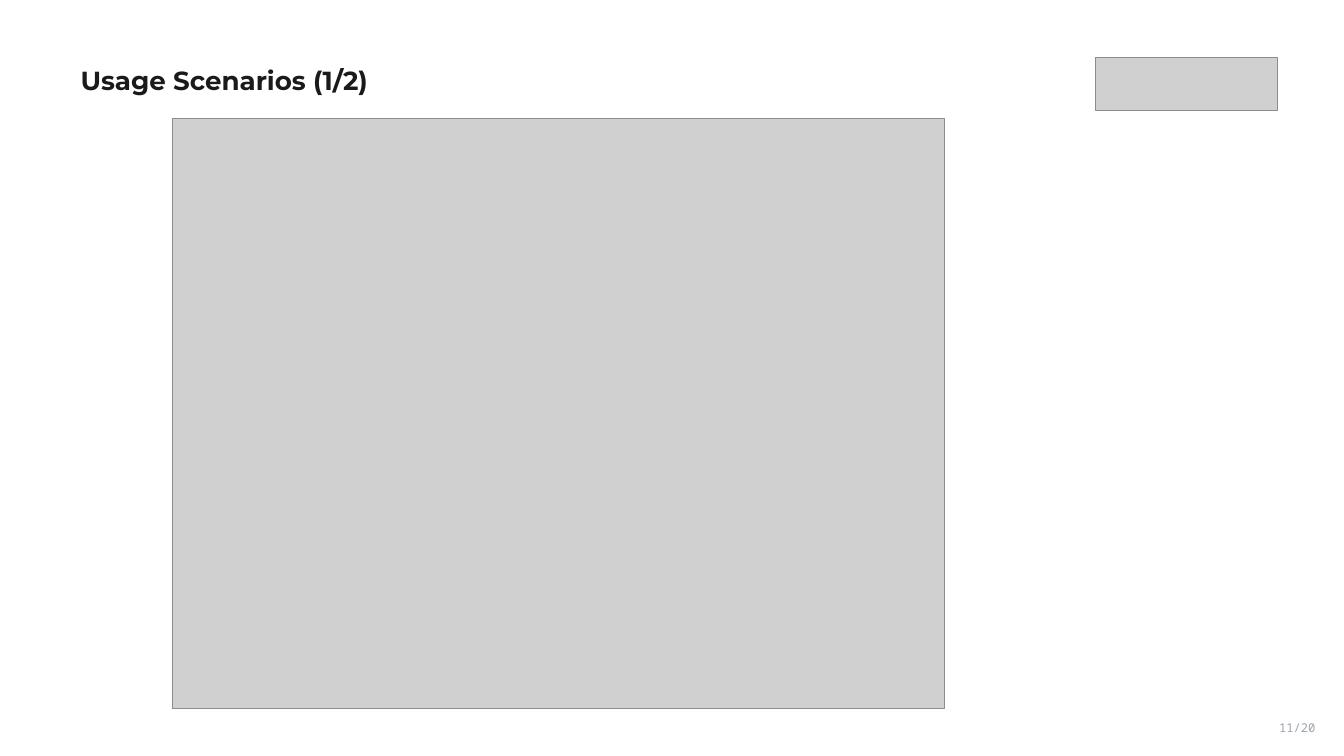
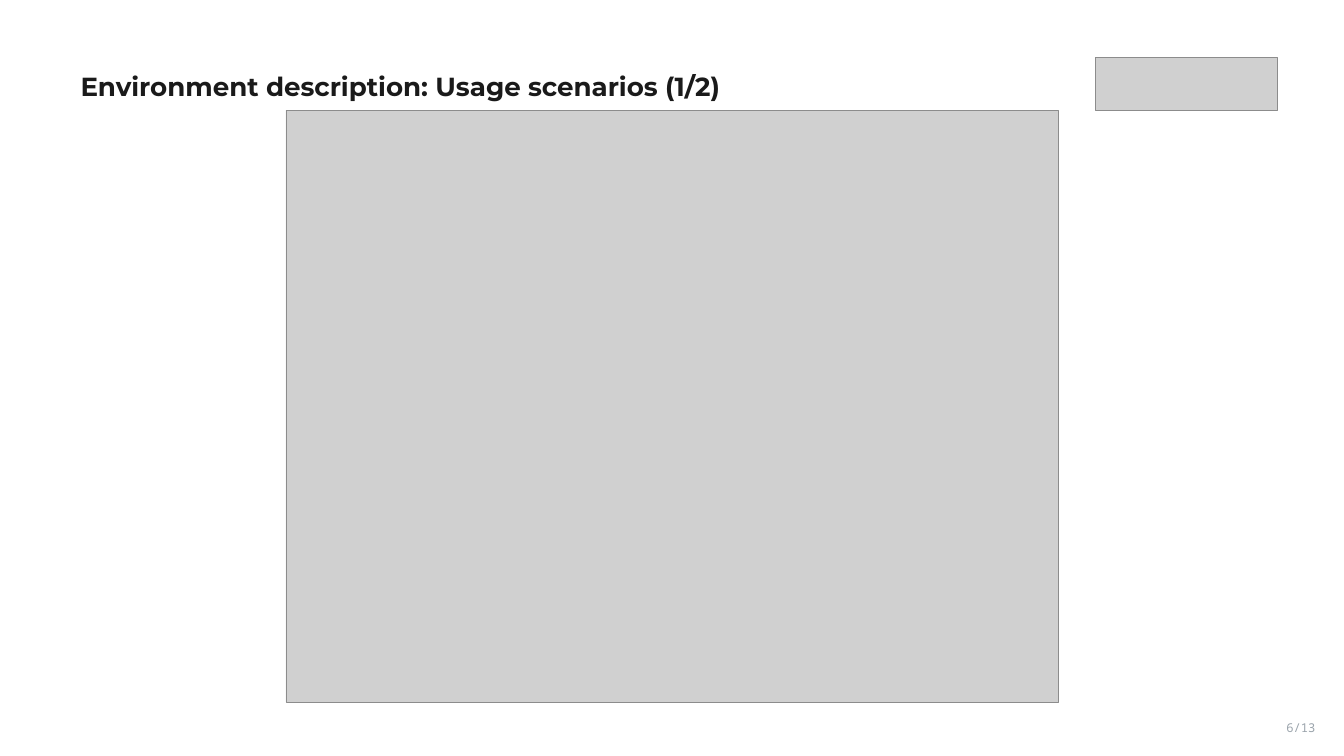
Before and after one commit to VoronM1522/Thesis_draft, a slide deck: slide 6 of presentation/slides_main.pptx (slide 11 before the commit). Drawn at 1344x756 pixels with LibreOffice and Linux fonts; fonts in the diff are those of the drawing; grey boxes stand for pictures. Boxes give left, top, right and bottom in pixels: in the first picture for what was removed or moved away, otherwise in the second. Text is boxed around its words. In the diff, an @@ line names an element or a change of style, - is before the commit and + after.

```diff
--- a/presentation/slides_main.pptx
+++ b/presentation/slides_main.pptx
@@ text at box(81, 74, 720, 102): text changed @@
-Usage Scenarios (1/2)
+Environment description: Usage scenarios (1/2)
@@ picture: place and size @@
-picture at box(172, 118, 944, 708)
+picture at box(286, 110, 1058, 702)
@@ text at box(1286, 723, 1315, 732): text changed @@
-11/20
+6/13
```
Also in this commit, not shown: 12 other slides changed, 8 slides removed, 4 other files.
